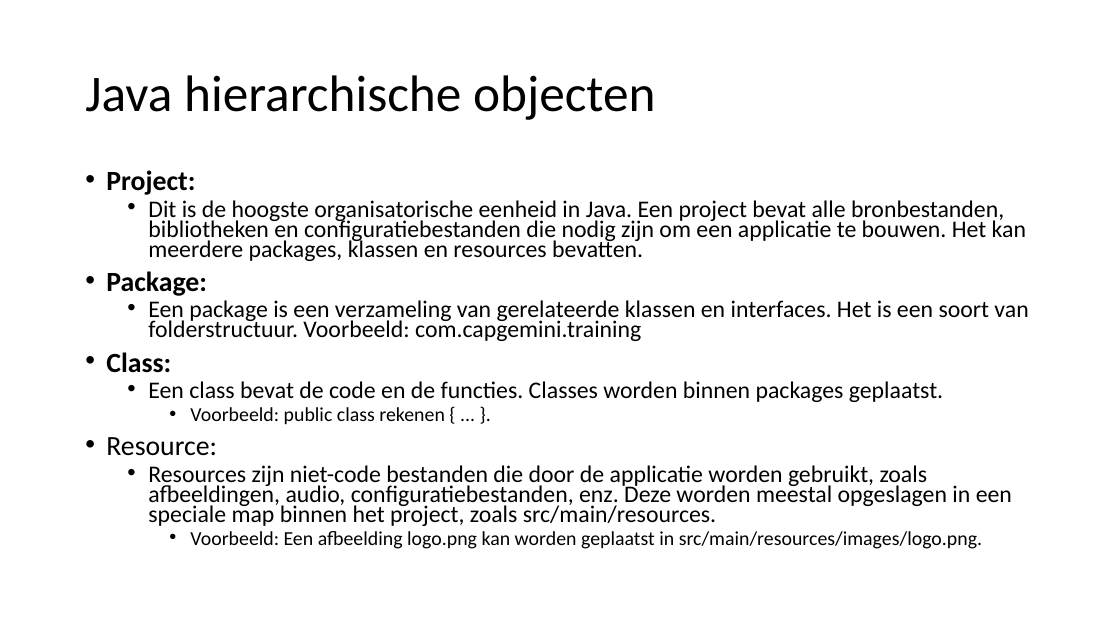
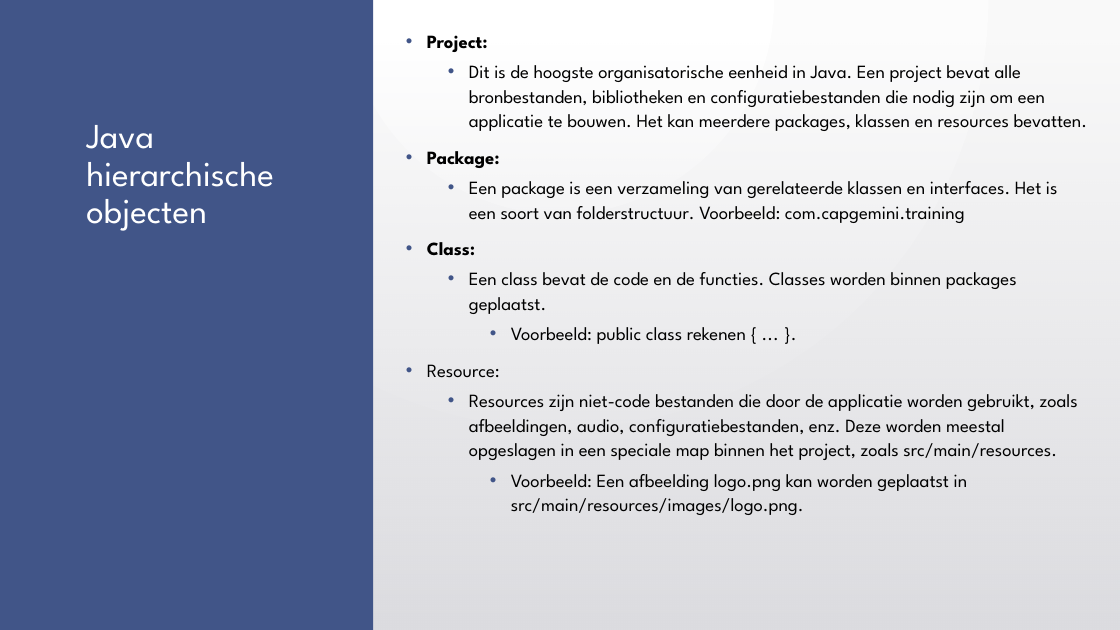
Before and after one commit to otcap/training, a slide deck: slide 6 of java/quickstart/presentatie/Java training - Quickstart.pptx (slide 5 before the commit). Drawn at 1120x630 pixels with LibreOffice and Linux fonts; fonts in the diff are those of the drawing; background and template pictures are left out. Boxes give left, top, right and bottom in pixels: in the first picture for what was removed or moved away, otherwise in the second. Text is boxed around its words. In the diff, an @@ line names an element or a change of style, - is before the commit and + after.

```diff
--- a/java/quickstart/presentatie/Java training - Quickstart.pptx
+++ b/java/quickstart/presentatie/Java training - Quickstart.pptx
@@ background #FFFFFF to gradient #FFFFFF to #FAFAFA @@
@@ rectangle added at (0,0,1120,630), fill gradient #FFFFFF to #FAFAFA @@
@@ rectangle added at (0,0,373,630), fill #415588 @@
@@ text "Project:": place and size @@
-text "Project:" at (106,170,1028,549)
+text "Project:" at (427,35,1088,515)
@@ text "Project:" at (427,35,1088,515): size 23.8 to 16 pt in "Project:", "Package:", "Class:", "Resource:"; font Calibri to League Spartan; size 20.4 to 16 pt in "Dit is de hoogste organisatorische eenheid in ...", "Een package is een verzameling van gerelateerde ...", "Een class bevat de code en de ...", "Resources zijn niet-code bestanden die door de ..."; size 17 to 16 pt in "Voorbeeld: public class rekenen { ... }.", "Voorbeeld: Een afbeelding logo.png kan worden geplaatst ..."; line spacing 0.7 to 1.1 @@
@@ rectangle added at (0,43,1120,562), fill gradient #DCDCE0 to #DEDEE2 @@
@@ rectangle added at (0,43,1120,630), fill gradient #DCDCE0 to #DEDEE2 @@
@@ title "Java hierarchische objecten": place and size @@
-title "Java hierarchische objecten" at (85,75,656,120)
+title "Java hierarchische objecten" at (86,125,273,231)
@@ title "Java hierarchische objecten" at (86,125,273,231): size 44 to 30 pt, font Calibri to League Spartan, text colour #000000 to #FFFFFF; vertical alignment middle to top @@
@@ line added from (0, 562) to (1120, 562), #000001 1 pt @@
```
Also in this commit, not shown: 17 other slides changed, 1 slide added.
